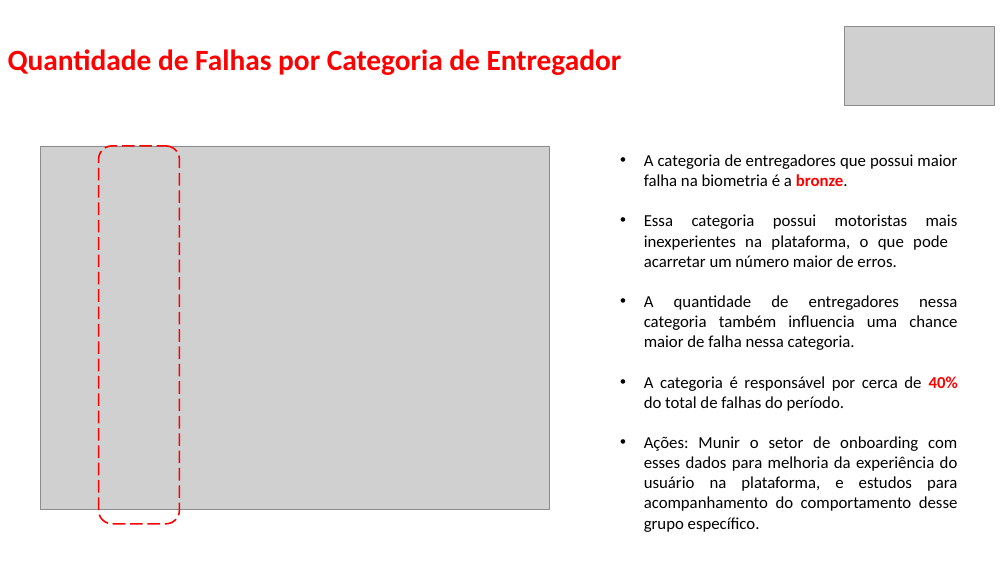
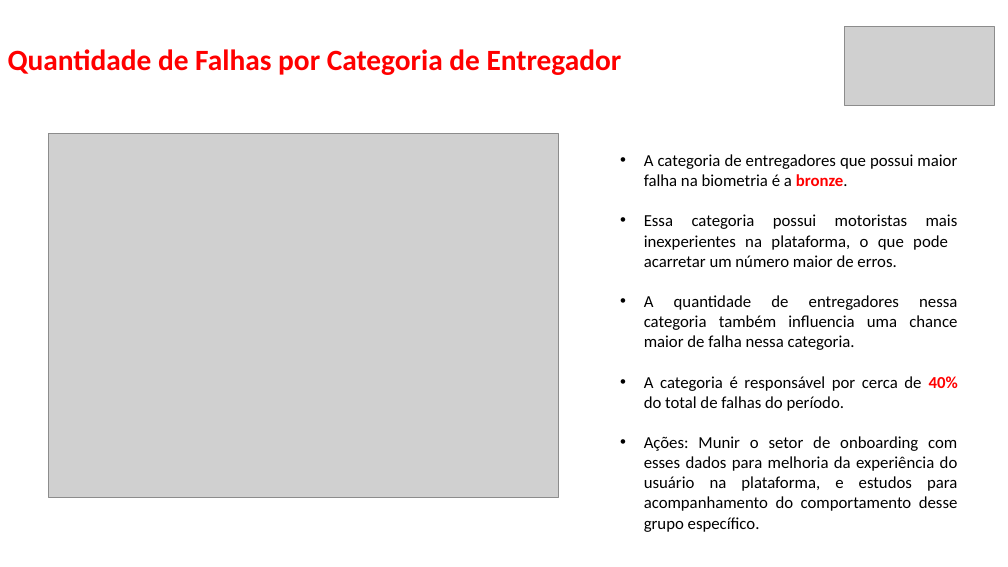
Before and after one commit to thalesluizbraga/fraud_food_company_analysis, a slide deck: slide 5 of Apresentação de Teste de SQL .pptx. Drawn at 1008x567 pixels with LibreOffice and Linux fonts; fonts in the diff are those of the drawing; grey boxes stand for pictures. Boxes give left, top, right and bottom in pixels: in the first picture for what was removed or moved away, otherwise in the second. Text is boxed around its words. In the diff, an @@ line names an element or a change of style, - is before the commit and + after.

```diff
--- a/Apresentação de Teste de SQL .pptx
+++ b/Apresentação de Teste de SQL .pptx
@@ picture: place and size @@
-picture at [40,146,550,510]
+picture at [49,134,559,498]
@@ rounded rectangle removed at [99,146,180,524] @@
```
Also in this commit, not shown: 1 other slide changed, 1 slide removed, 10 other files.
